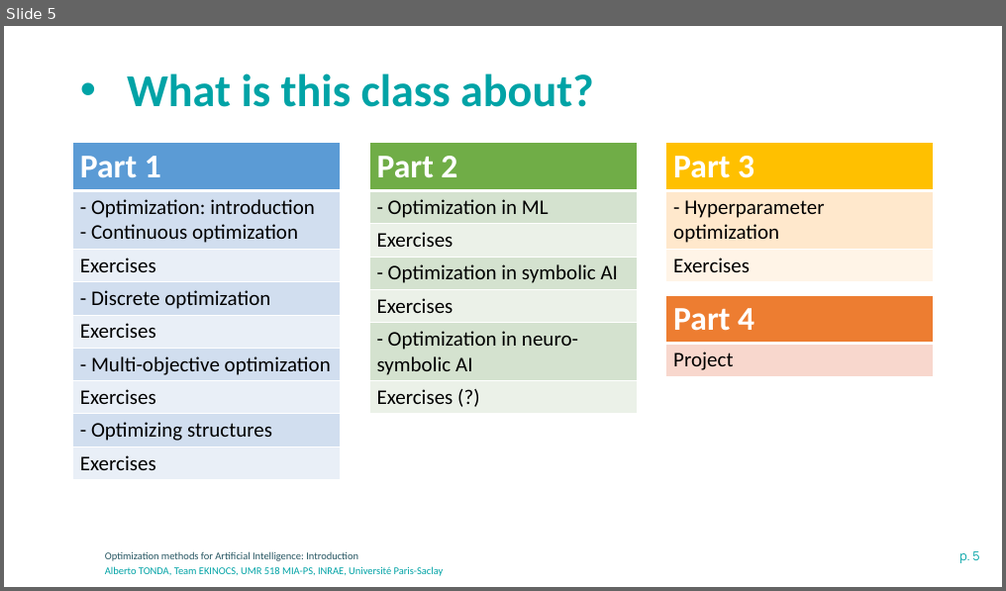
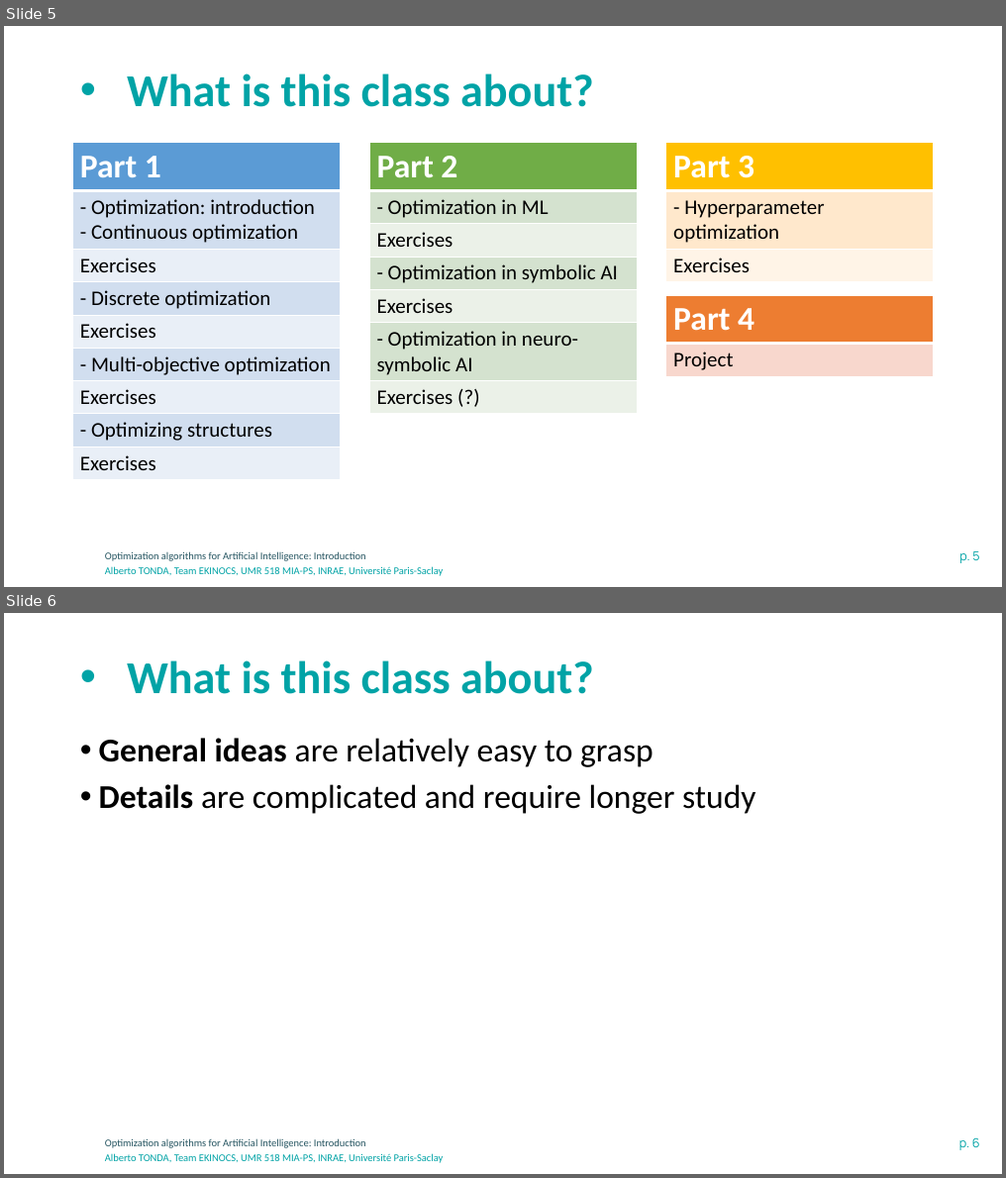
Before and after one commit to albertotonda/teaching, a slide deck: optimization-methods-for-artificial-intelligence/introduction.pptx. Shown one above the other, each under a label of ours: slide 5 before the commit, slides 5 and 6 after it. The pictures are 1006x591 and 1006x1178 pixels, drawn with LibreOffice and Linux fonts; fonts in the diff are those of the drawing; background and template pictures are left out. Boxes give left, top, right and bottom in pixels: in the first picture for what was removed or moved away, otherwise in the second. Text is boxed around its words. In the diff, an @@ line names an element or a change of style, - is before the commit and + after.

```diff
--- a/optimization-methods-for-artificial-intelligence/introduction.pptx
+++ b/optimization-methods-for-artificial-intelligence/introduction.pptx
@@ slide 6 added at (4, 613, 1002, 1174), background #FFFFFF; not listed: 3 template elements that a slide beside it also shows @@
@@ title added at (127, 661, 593, 694), 44 pt, text #00A3A6, bold @@
+• What is this class about?
@@ text added at (99, 738, 755, 814), 32 pt, text #000000 @@
+• General ideas are relatively easy to grasp
+• Details are complicated and require longer study
@@ slide 5 changed as well @@
@@ text at (105, 552, 366, 562): text changed @@
-Optimization methods for Artificial Intelligence: Introduction
+Optimization algorithms for Artificial Intelligence: Introduction
```
Also in this commit, not shown: 23 other slides changed, 2 other slides added, 4 other files.
